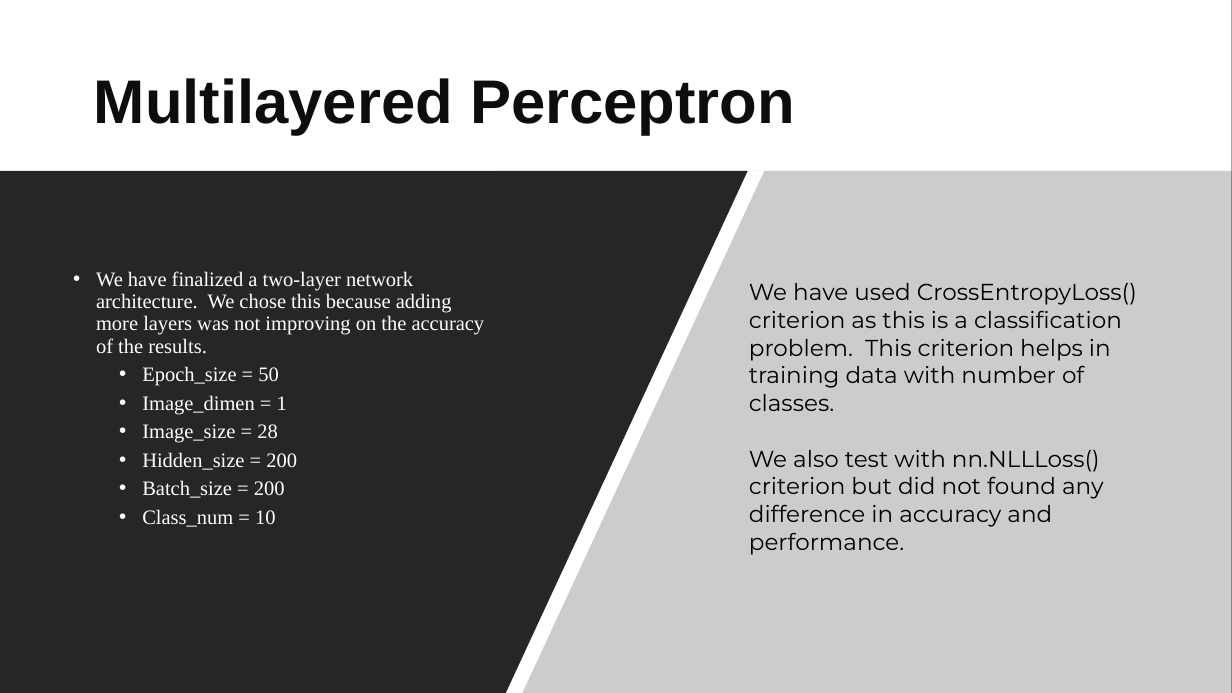
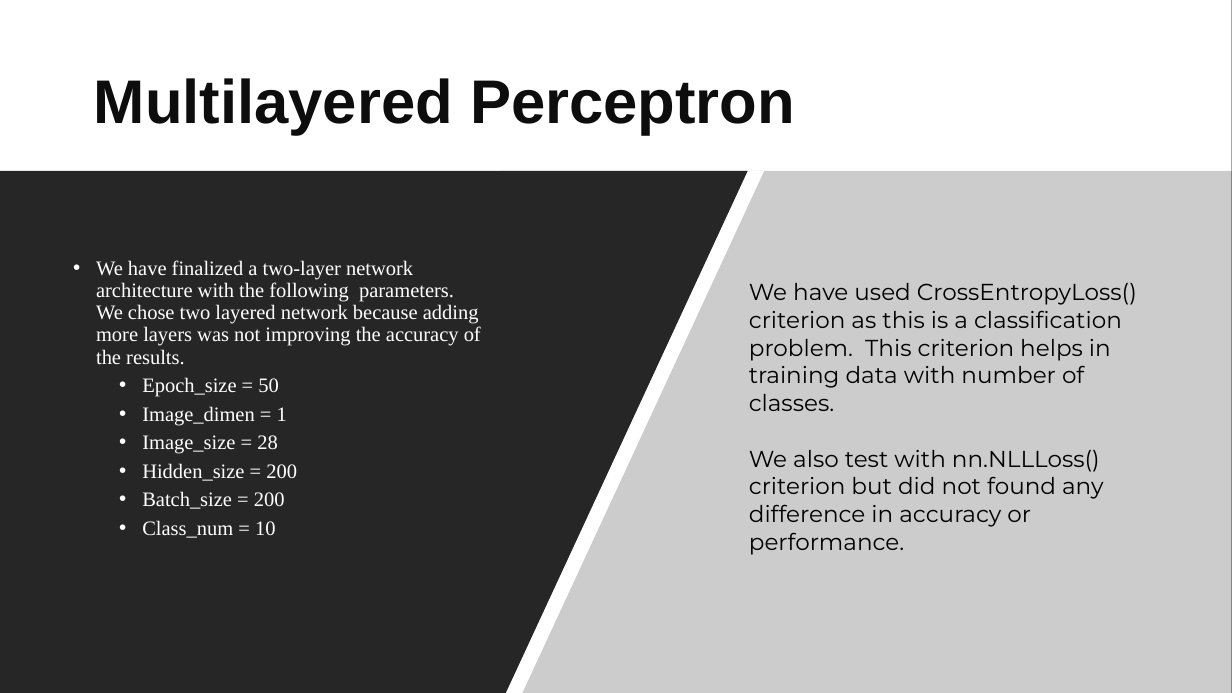
Before and after one commit to evazhang720/Final-Group-8, a slide deck: slide 5 of Final-Group-Presentation/ML2 - Final Project-Slice.pptx (slide 4 before the commit). Drawn at 1232x693 pixels with LibreOffice and Linux fonts; fonts in the diff are those of the drawing. Boxes give left, top, right and bottom in pixels: in the first picture for what was removed or moved away, otherwise in the second. Text is boxed around its words. In the diff, an @@ line names an element or a change of style, - is before the commit and + after.

```diff
--- a/Final-Group-Presentation/ML2 - Final Project-Slice.pptx
+++ b/Final-Group-Presentation/ML2 - Final Project-Slice.pptx
@@ text at [96, 260, 481, 364]: text changed @@
-• We have finalized a two-layer network architecture. We chose this because adding more layers was not improving on the accuracy of the results.
+• We have finalized a two-layer network architecture with the following parameters. We chose two layered network because adding more layers was not improving the accuracy of the results.
@@ text at [749, 450, 1104, 555]: text changed @@
-We also test with nn.NLLLoss() criterion but did not found any difference in accuracy and performance.
+We also test with nn.NLLLoss() criterion but did not found any difference in accuracy or performance.
```
Also in this commit, not shown: 4 other slides changed, 2 slides added.
